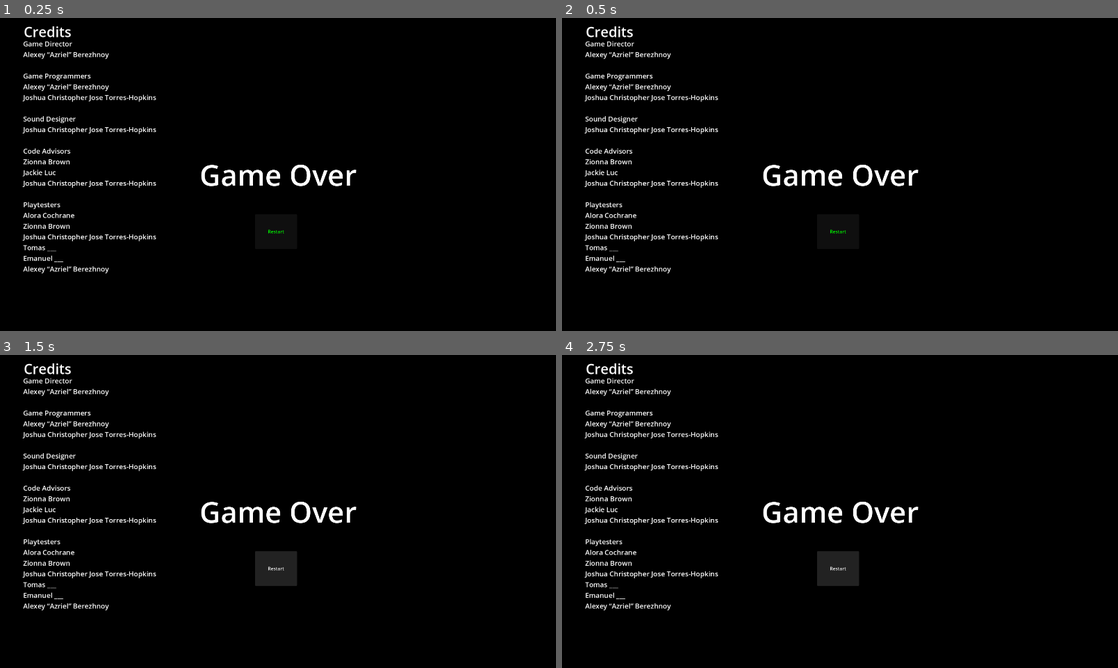
Above: before the commit, frames 1-4 (two rows, left to right).
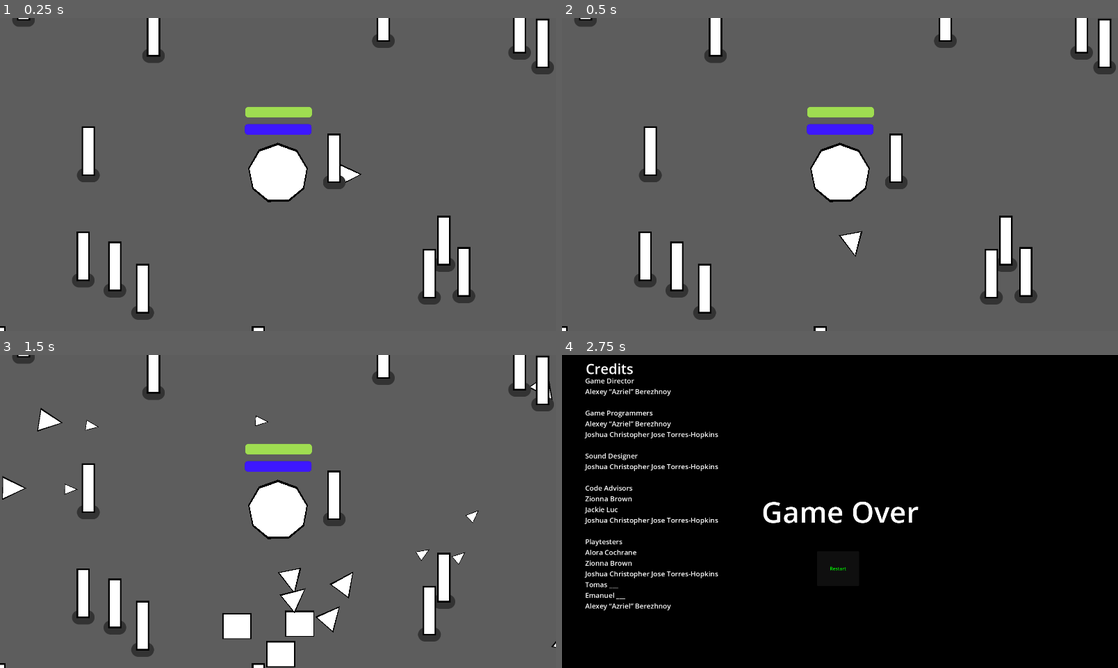
Above: after the commit, the same moments.

Repository: Alyosha-ctrl/foolJam2025
Game: Godot game, scene res://tower_survival.tscn
Two runs of this game, one before a commit and one after it. Both use one fixed random seed, a clock stepped at 60 frames per second and the inputs below.
Inputs (mouse positions are in pixels of both pictures, inside the frame that each line leads up to):
- Up to frame 1 (0.25 s): no input
- Up to frame 2 (0.5 s): no input
- Up to frame 3 (1.5 s): click (278, 567) at 0.5 s, where only the run before the commit has a clickable "Restart"; click (278, 567) at 1.25 s, where only the run before the commit has a clickable "Restart"
- Up to frame 4 (2.75 s): click (840, 567) at 2 s, where only the run before the commit has a clickable "Restart"

The runs differ from the first frame. In frame 1, 98% of the frame differs, in the area x 0-100%, y 0-100%; in frame 2, 98%; in frame 3, 98%; in frame 4, less than 0.1%.

Commit message:
pierce added, and gun altered so that its functional when added to the mob node.
Added pierce which is increased by strength at 1:3 scale, so that defense actually fucking does something. Added a slower rotation to the gun for specifically mobs, added actor_type to all the actors like mob, and player, so that attackers don't hit their own side for projectile's. Although explosions and other high area attacks won't have the same curtesy.

Diff:
--- a/bullet.gd
+++ b/bullet.gd
@@ -1,10 +1,13 @@
 extends Area2D
+
+var technique = "null"
 
 var travelled_disance = 0
 var speed = 1000
 var technique_size = 100000
 var value = 0
 var element = "creation"
+var pierce = 0
 
 func _physics_process(delta: float) -> void:
 	#gives current direction of the bullet
@@ -19,10 +22,17 @@
 
 func _on_body_entered(body: Node2D) -> void:
 	#This will destroy the bullet for on hit ranges
-	queue_free()
-	if body.has_method("take_damage"):
-		#Later will pass in damage type
-		body.take_damage(value, element)
+	if(!("actor_type" in body and technique.caster.actor_type == body.actor_type)):
+		queue_free()
+		if body.has_method("take_damage"):
+			#Later will pass in damage type
+			body.take_damage(value, element, pierce)
+	elif(!"actor_type" in body):
+		queue_free()
+		if body.has_method("take_damage"):
+			#Later will pass in damage type
+			body.take_damage(value, element, pierce)
+
 
 func set_value(newValue):
 	value = newValue
--- a/gun.gd
+++ b/gun.gd
@@ -9,17 +9,28 @@
 var element : String = "creation"
 var cost : float = 0
 var value : float = 5.0
+var pierce : float = 1
 
 
 
 func _physics_process(delta: float) -> void:
-	var enemies_in_range = get_overlapping_bodies()
-	if(enemies_in_range.size() > 0):
-		var target = enemies_in_range.front()
-		look_at(target.global_position)
-	if(time >= cooldown):
-		shoot()
-		time = 0.0
+	if(!caster.actor_type == "mob"):
+		var enemies_in_range = get_overlapping_bodies()
+		if(enemies_in_range.size() > 0):
+			var target = enemies_in_range.front()
+			look_at(target.global_position)
+		if(time >= cooldown):
+			shoot()
+			time = 0.0
+	elif (type == "ranged" and caster.actor_type == "mob"):
+		#var entities_in_range = get_overlapping_bodies()
+		#look_at(caster.player.global_position)
+		var angle = (caster.player.global_position - self.global_position).angle()
+		self.global_rotation = lerp_angle(self.global_rotation, angle, delta*.5)
+		if(time >= cooldown):
+			shoot()
+			time = 0.0
+
 
 func value_adder():
 	var adder = 0
@@ -36,6 +47,8 @@
 	const BULLET = preload("res://bullet.tscn")
 	var new_bullet = BULLET.instantiate()
 	new_bullet.set_value(value_adder())
+	new_bullet.technique = self
+	new_bullet.pierce = pierce+(caster.strength/3)
 	new_bullet.element = element
 	new_bullet.global_position = $%shooting_point.global_position
 	#Replace with the rotation aimed at the nearest enemy
--- a/mob.gd
+++ b/mob.gd
@@ -1,4 +1,6 @@
 extends CharacterBody2D
+
+var actor_type : String = "mob"
 
 #How to use parent timers, and how to copy functions.
 var strength : float = 1.0
@@ -24,13 +26,19 @@
 	if(time >= cooldown):
 		var overlaps = %hurt_box.get_overlapping_bodies()
 		if(player in overlaps):
-			player.take_damage(strength, "bump")
+			player.take_damage(strength, "bump", strength*2)
 		time = 0.0
 
 
 
-func take_damage(damage, element):
+func take_damage(damage, element, pierce):
 	#Later take in type to alter damage as well as defense
+	var defense_local = defense-pierce
+	if(defense_local <= 0):
+		defense_local = 1
+	damage -= defense_local
+	if(damage <= 0):
+		damage = 1
 	health-=damage
 	if(health <= 0):
 		#Hides death.
--- a/mob.tscn
+++ b/mob.tscn
@@ -1,6 +1,7 @@
-[gd_scene load_steps=4 format=3 uid="uid://cctamn8lk3gjj"]
+[gd_scene load_steps=5 format=3 uid="uid://cctamn8lk3gjj"]
 
 [ext_resource type="Script" uid="uid://tyhkc1p8gbp0" path="res://mob.gd" id="1_nokgg"]
+[ext_resource type="PackedScene" uid="uid://buoqd270n7r8v" path="res://gun.tscn" id="2_nokgg"]
 
 [sub_resource type="RectangleShape2D" id="RectangleShape2D_dy6sc"]
 size = Vector2(83, 74)
@@ -14,6 +15,8 @@
 collision_mask = 3
 platform_floor_layers = 4294967040
 script = ExtResource("1_nokgg")
+
+[node name="Gun" parent="." instance=ExtResource("2_nokgg")]
 
 [node name="CollisionShape2D" type="CollisionShape2D" parent="."]
 position = Vector2(-10.5, -38)
--- a/pillar.gd
+++ b/pillar.gd
@@ -1,6 +1,6 @@
 extends StaticBody2D
 
-func take_damage(damage, element):
+func take_damage(damage, element, pierce):
 	if(element != "bump"):
 		const SMOKE_SCENE = preload("res://smoke_explosion/smoke_explosion.tscn")
 		var smoke = SMOKE_SCENE.instantiate()
--- a/player.gd
+++ b/player.gd
@@ -1,4 +1,7 @@
 extends CharacterBody2D
+
+var actor_type : String = "player"
+
 
 signal death
 signal changed_speed
@@ -21,8 +24,6 @@
 func set_speed(new_speed):
 	speed = new_speed
 	var new_zoom = 1/(speed/speed_multiplier)
-	print("New Zoom")
-	print(new_zoom)
 	if(new_zoom <= zoom_cap):
 		new_zoom = zoom_cap
 	%Camera2D.zoom = Vector2(1,1)*new_zoom
@@ -36,13 +37,22 @@
 	velocity = direction*speed
 	move_and_slide()
 
-func take_damage(damage, element):
-	#Later take in type to alter damage as well as defense
-	#Need to know how to do this in accordance to time.
-	damage -= defense
+func take_damage(damage, element, pierce):
+	var defense_local = defense-pierce
+	if(defense_local < 0):
+		defense_local = 0
+	damage -= defense_local
 	if(damage <= 0):
 		damage = 1
-	health-=damage
+	health -= damage
+	print("Pierce")
+	print(pierce)
+	print("Defense")
+	print(defense)
+	print("Defense Local")
+	print(defense_local)
+	print("Damage")
+	print(damage)
 	%ProgressBar.value = 100*(health/max_health)
 	if(health <= 0):
 		#Hides death.
--- a/tower_survival.gd
+++ b/tower_survival.gd
@@ -47,7 +47,7 @@
 func _on_timer_timeout() -> void:
 	#Randomly choose spawn_swarm, spawn_cluster, spawn_boss
 	#later once levels are implemented
-	var max_entities = 750
+	var max_entities = 100
 	level_up()
 	if(!(len(get_children()) > max_entities)):
 		spawn_mob()
--- a/tower_survival.tscn
+++ b/tower_survival.tscn
@@ -99,6 +99,7 @@
 
 [node name="game_over_screen" type="CanvasLayer" parent="."]
 unique_name_in_owner = true
+visible = false
 
 [node name="ColorRect" type="ColorRect" parent="game_over_screen"]
 anchors_preset = 15
